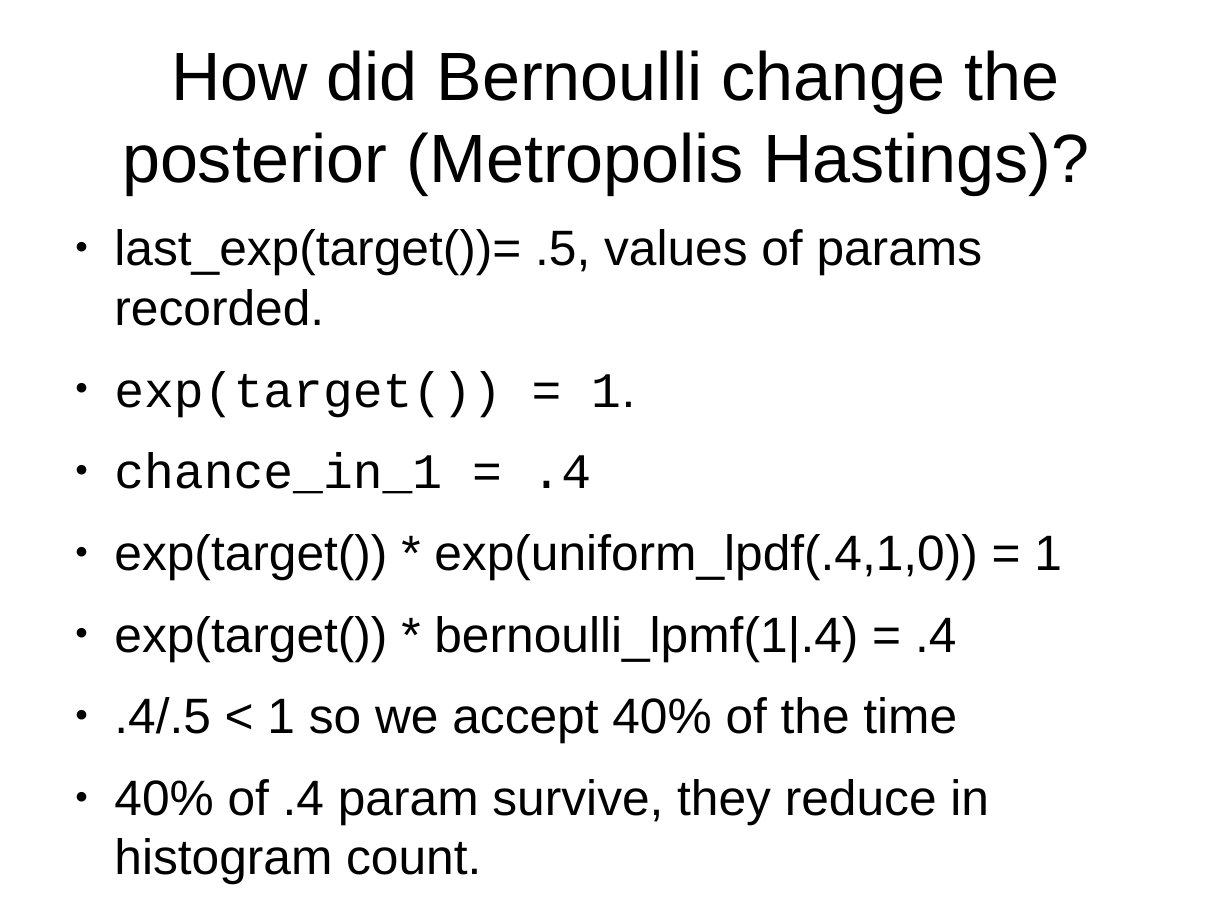
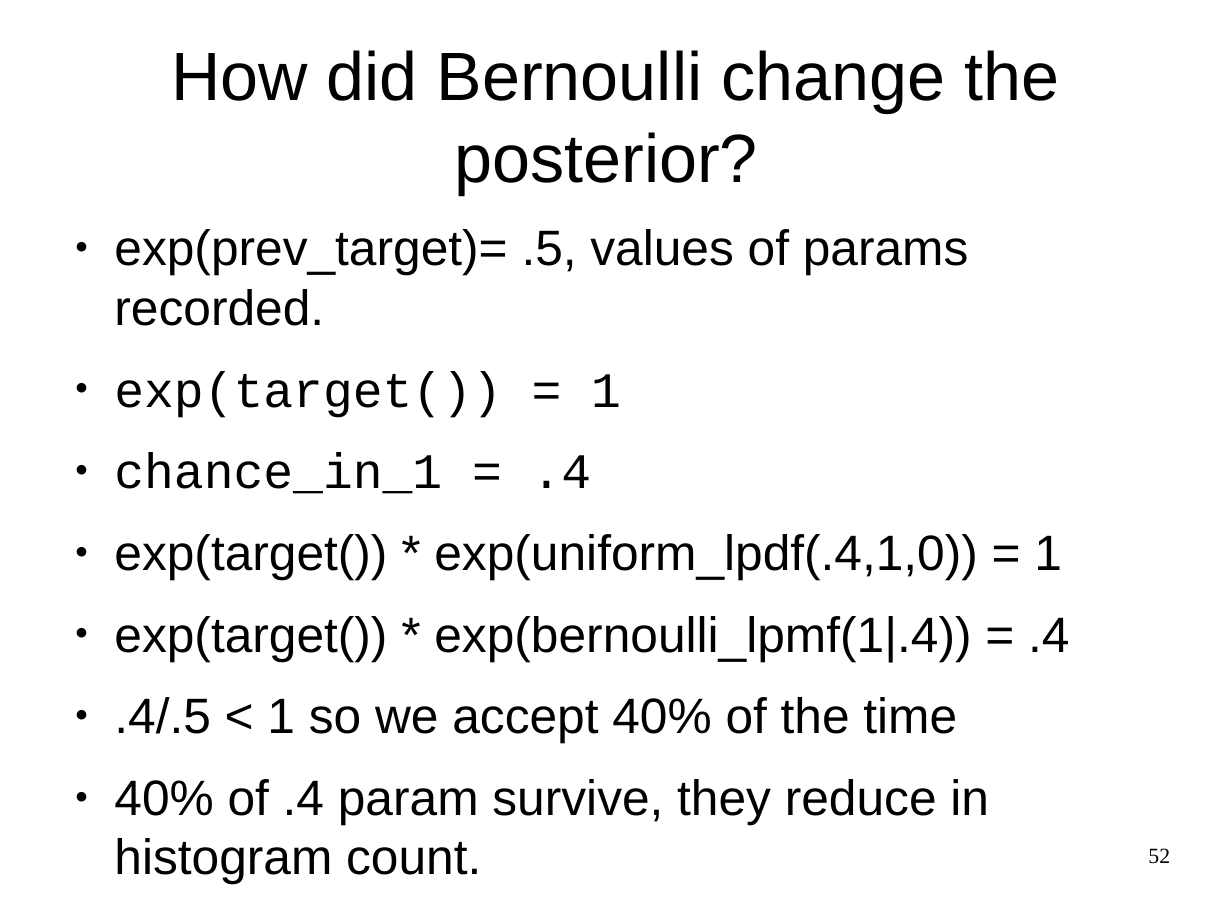
Before and after one commit to breckbaldwin/StanIsThePlanDist, a slide deck: slide 52 of slides/StanIsThePlanPyData.odp (slide 40 before the commit). Drawn at 1232x924 pixels with LibreOffice and Linux fonts; fonts in the diff are those of the drawing. Boxes give left, top, right and bottom in pixels: in the first picture for what was removed or moved away, otherwise in the second. Text is boxed around its words. In the diff, an @@ line names an element or a change of style, - is before the commit and + after.

```diff
--- a/slides/StanIsThePlanPyData.odp
+++ b/slides/StanIsThePlanPyData.odp
@@ title at (171,50,1059,194): text changed @@
-How did Bernoulli change the posterior (Metropolis Hastings)?
+How did Bernoulli change the posterior?
@@ text at (114,229,969,418): text changed @@
-● last_exp(target())= .5, values of params recorded.
-● exp(target()) = 1.
+● exp(prev_target)= .5, values of params recorded.
+● exp(target()) = 1
@@ text at (114,616,1069,661): text changed @@
-● exp(target()) * bernoulli_lpmf(1|.4) = .4
+● exp(target()) * exp(bernoulli_lpmf(1|.4)) = .4
@@ page number added at (1148,848,1170,864), 14 pt, text #000000 @@
+52
```
Also in this commit, not shown: 32 other slides changed, 21 slides added, 12 slides removed.
